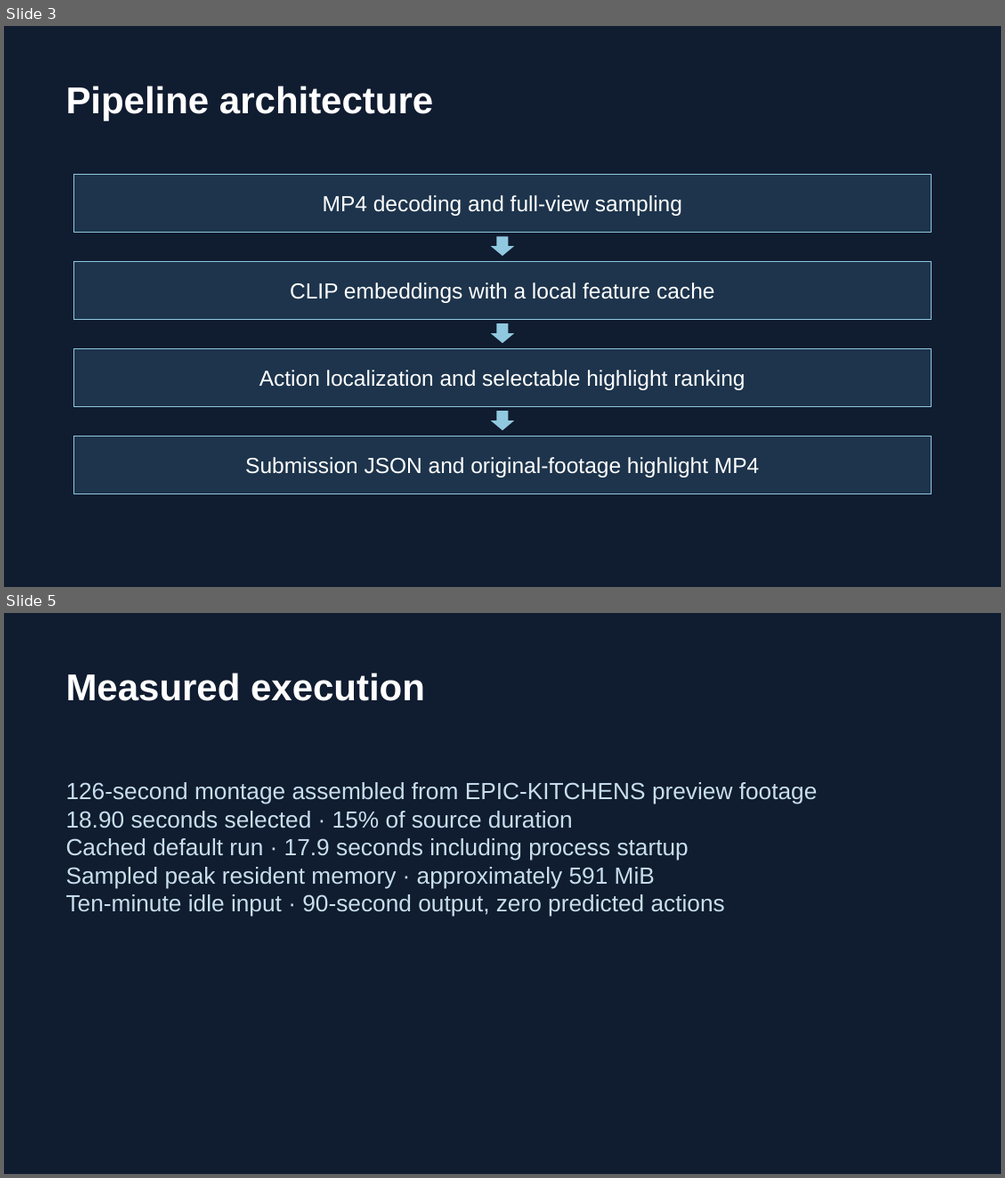
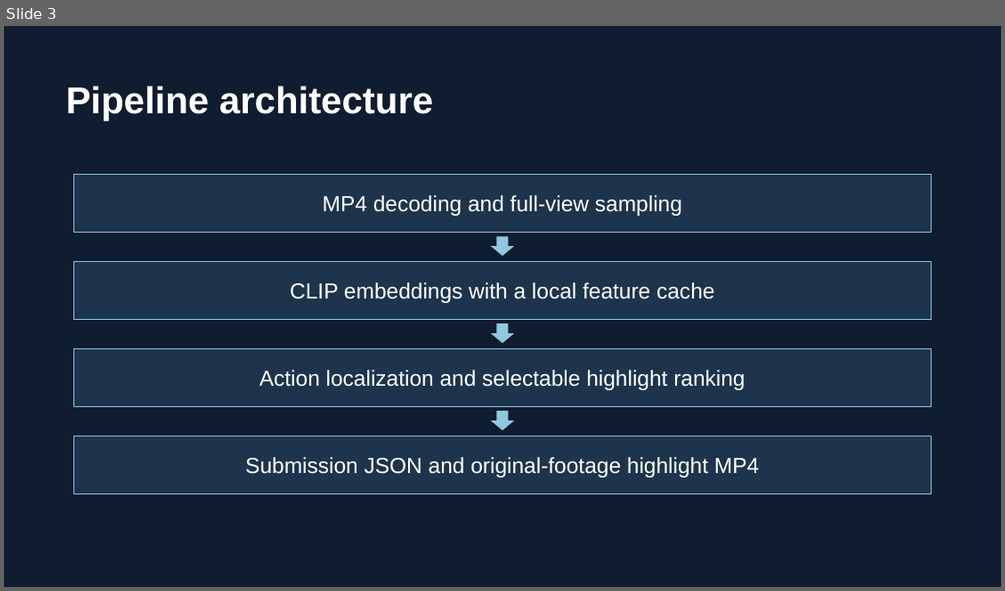
Before and after one commit to goodchanges/samsung-xr-track4, a slide deck: docs/VelloreInstituteOfTechnologyVellore_VIT.pptx. Shown one above the other, each under a label of ours: slides 3 and 5 before the commit, slide 3 after it; the slides between them are not shown. The pictures are 1005x1178 and 1005x591 pixels, drawn with LibreOffice and Linux fonts; fonts in the diff are those of the drawing. Boxes give left, top, right and bottom in pixels: in the first picture for what was removed or moved away, otherwise in the second. Text is boxed around its words. In the diff, an @@ line names an element or a change of style, - is before the commit and + after.

```diff
--- a/docs/VelloreInstituteOfTechnologyVellore_VIT.pptx
+++ b/docs/VelloreInstituteOfTechnologyVellore_VIT.pptx
@@ slide 5 removed at (x1=4, y1=613, x2=1001, y2=1174), background #101C30 @@
@@ text removed at (x1=66, y1=673, x2=425, y2=701) @@
-Measured execution
@@ text removed at (x1=66, y1=782, x2=817, y2=916) @@
-126-second montage assembled from EPIC-KITCHENS preview footage
-18.90 seconds selected · 15% of source duration
-Cached default run · 17.9 seconds including process startup
-Sampled peak resident memory · approximately 591 MiB
-Ten-minute idle input · 90-second output, zero predicted actions
```
Also in this commit, not shown: 4 slides added, 3 other slides removed, 33 other files.
